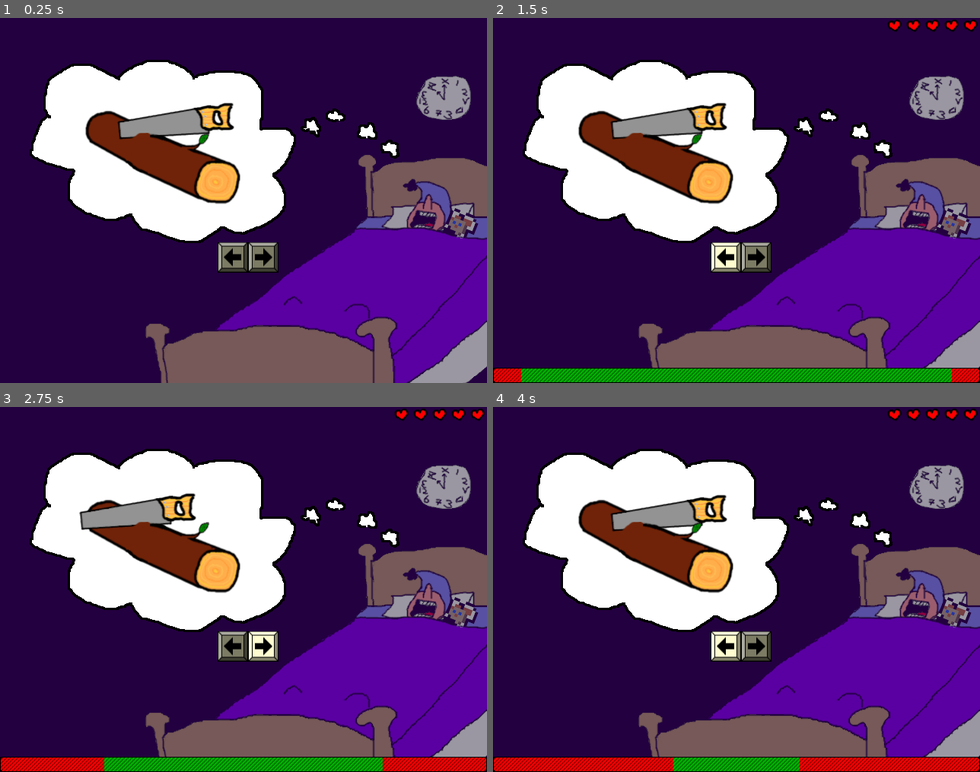
Above: before the commit, frames 1-4 (two rows, left to right).
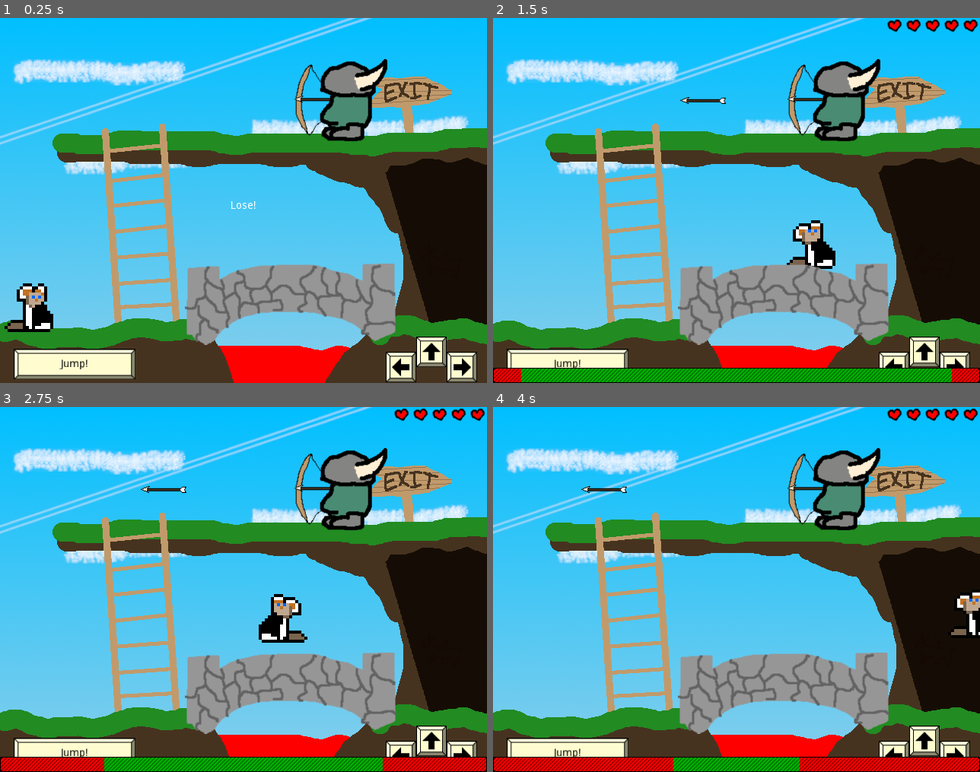
Above: after the commit, the same moments.

Repository: swashdev/minigame-madness
Game: Godot game, scene res://master/scenes/main.tscn
Same seed, same stepped clock (60 frames per second), same inputs: the game is played once before the commit and once after it.
Inputs:
- Up to frame 1 (0.25 s): no input
- Up to frame 2 (1.5 s): tap Enter at 0.5 s; hold Space (action) 0.53-1.28 s; hold Right (move_right) from 0.53 s (still down); tap Up (move_up) at 0.77 s; tap Space (action) at 1.35 s
- Up to frame 3 (2.75 s): tap Up (move_up) at 1.52 s; release Right (move_right) at 2.03 s; hold Left (move_left) from 2.03 s (still down); hold Space (action) from 2.03 s (still down)
- Up to frame 4 (4 s): release Left (move_left) at 2.78 s; release Space (action) at 2.78 s; hold Right (move_right) from 2.78 s (still down); tap Space (action) at 2.85 s; tap Up (move_up) at 3.02, 3.77 s; hold Space (action) from 3.53 s (still down)

The runs differ from the first frame. In frame 1, 100% of the frame differs, in the area x 0-100%, y 0-100%; in frame 2, 95%; in frame 3, 95%; in frame 4, 95%.

Commit message:
[MASTER] add the 'Za minigame to the queue.

Diff:
--- a/master/scenes/minigame_canvas.tscn
+++ b/master/scenes/minigame_canvas.tscn
@@ -1,10 +1,11 @@
-[gd_scene load_steps=6 format=2]
+[gd_scene load_steps=7 format=2]
 
 [ext_resource path="res://master/scripts/minigame_canvas.gd" type="Script" id=1]
 [ext_resource path="res://mini/ragdoll/scenes/ragdoll.tscn" type="PackedScene" id=2]
 [ext_resource path="res://mini/saw/scenes/saw_minigame.tscn" type="PackedScene" id=3]
 [ext_resource path="res://mini/baseball/scenes/baseball_minigame.tscn" type="PackedScene" id=4]
 [ext_resource path="res://mini/lose/scenes/lose_minigame.tscn" type="PackedScene" id=5]
+[ext_resource path="res://mini/za/scenes/za_minigame.tscn" type="PackedScene" id=6]
 
 [node name="MinigameCanvas" type="Node2D"]
 script = ExtResource( 1 )
@@ -12,3 +13,4 @@
 Minigame2 = ExtResource( 3 )
 Minigame3 = ExtResource( 4 )
 Minigame4 = ExtResource( 5 )
+Minigame5 = ExtResource( 6 )
--- a/master/scripts/main.gd
+++ b/master/scripts/main.gd
@@ -66,6 +66,7 @@
 		$MinigameCanvas.BASEBALL,
 		#$MinigameCanvas.ANCHOVY,
 		$MinigameCanvas.LOSE,
+		$MinigameCanvas.ZA,
 		# Leading comma on last element intentional for diff files
 		]
 
--- a/master/scripts/minigame_canvas.gd
+++ b/master/scripts/minigame_canvas.gd
@@ -17,7 +17,8 @@
 	BASEBALL, # baseball_minigame.tscn
 	#ANCHOVY, # anchovy_game.tscn
 	LOSE, # lose_minigame.tscn
-	# Leading comment on last element intentional for diff files.
+	ZA,
+	# Leading comma on last element intentional for diff files.
 }
 
 # Packed scenes which indicate which minigames to instance.
@@ -25,6 +26,7 @@
 export (PackedScene) var Minigame2 # Saw
 export (PackedScene) var Minigame3 # Baseball
 export (PackedScene) var Minigame4 # Lose
+export (PackedScene) var Minigame5 # 'Za
 
 # The minigame currently in progress.
 var _minigame: Minigame setget set_minigame
@@ -49,6 +51,8 @@
 		#	_minigame = Minigame4.instance()
 		LOSE:
 			_minigame = Minigame4.instance()
+		ZA:
+			_minigame = Minigame5.instance()
 
 	_minigame.connect( "won", self, "_on_Minigame_won" )
 	_minigame.connect( "lost", self, "_on_Minigame_lost" )
